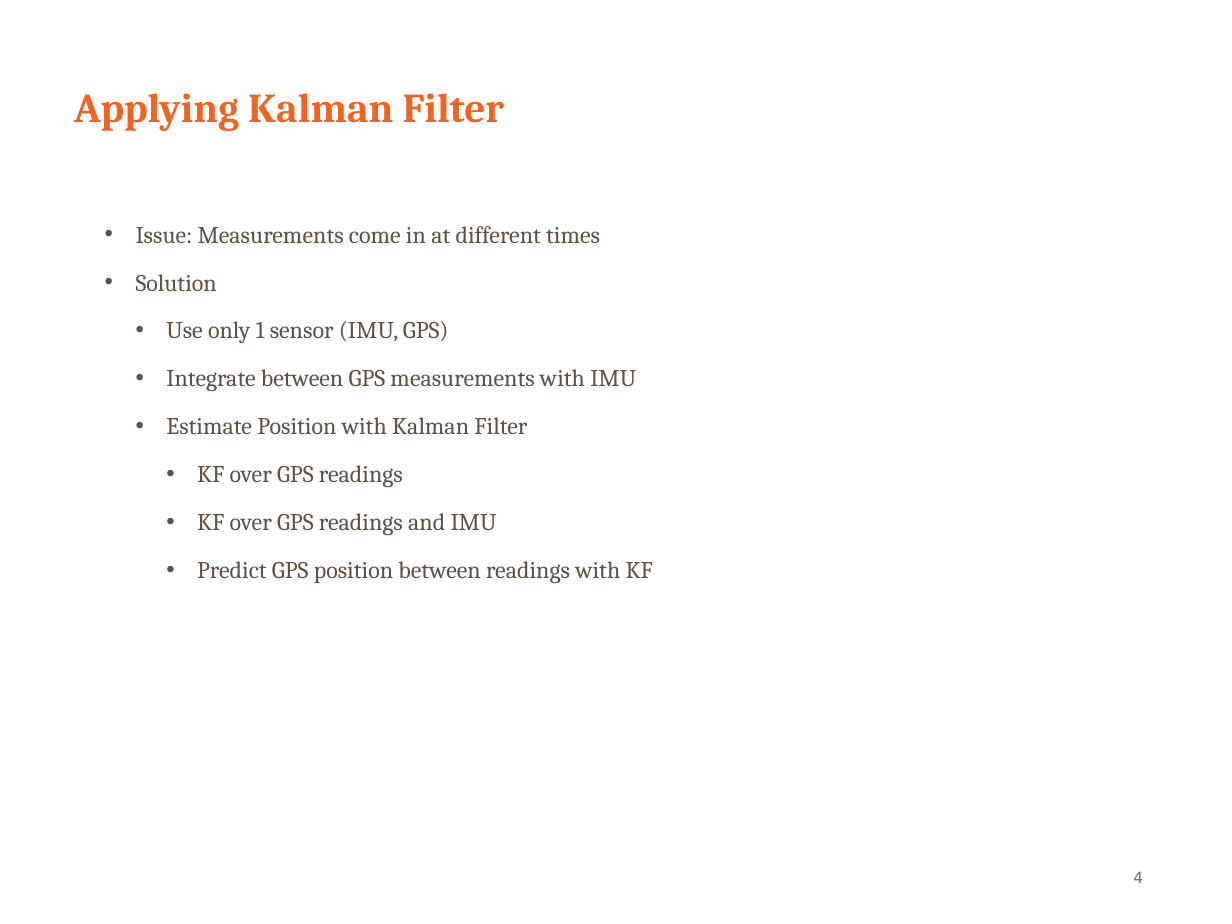
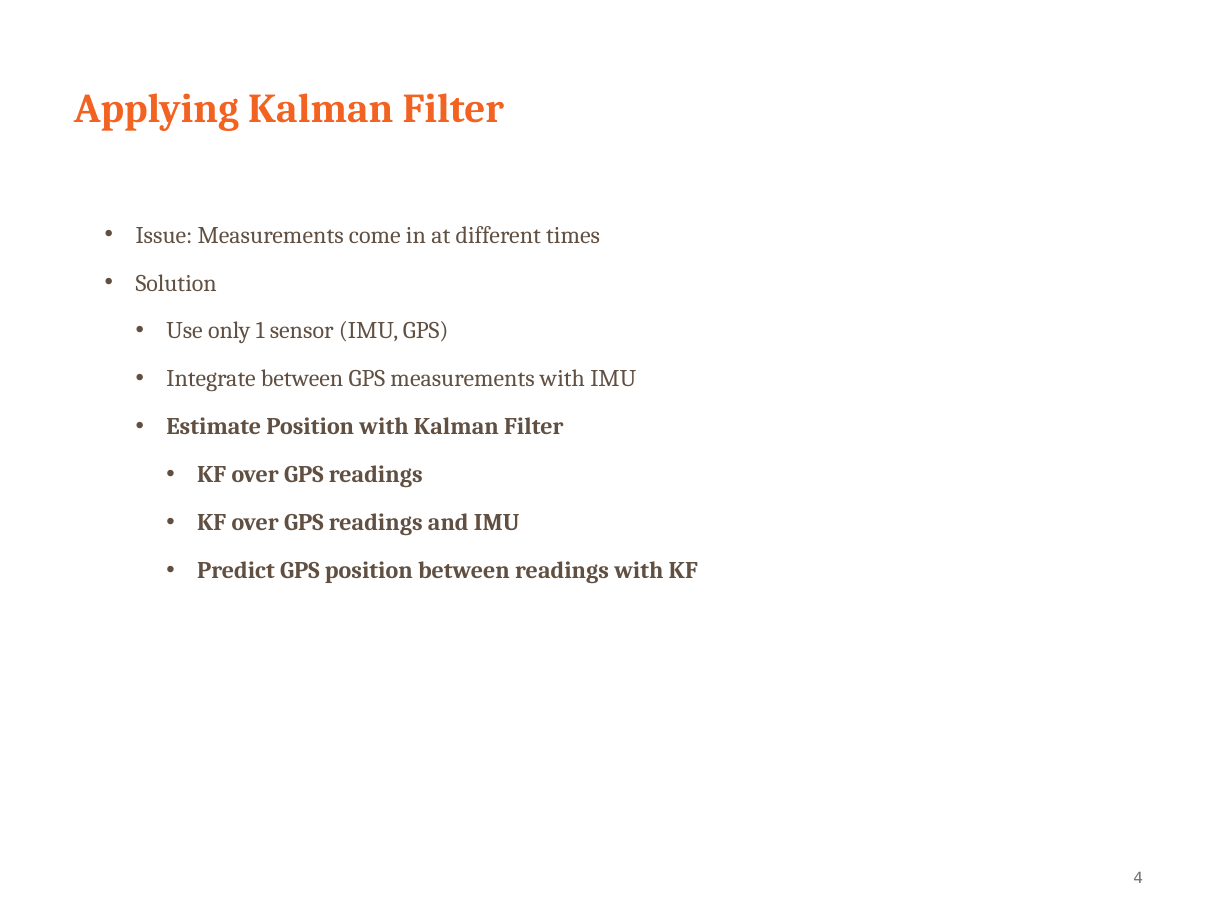
Before and after one commit to AmmarKothari/CE661_KinPosNav, a slide deck: slide 5 of Project/Final Project_KPN_Ammar.pptx. Drawn at 1232x924 pixels with LibreOffice and Linux fonts; fonts in the diff are those of the drawing; background and template pictures are left out. Boxes give left, top, right and bottom in pixels: in the first picture for what was removed or moved away, otherwise in the second. Text is boxed around its words. In the diff, an @@ line names an element or a change of style, - is before the commit and + after.

```diff
--- a/Project/Final Project_KPN_Ammar.pptx
+++ b/Project/Final Project_KPN_Ammar.pptx
@@ text at <box>166,417,698,583</box>: bold on in "Estimate Position with Kalman Filter", "KF over GPS readings", "KF over GPS readings and IMU", "Predict GPS position between readings with KF" @@
```
Also in this commit, not shown: 7 other slides changed, 1 slide removed, 21 other files.
